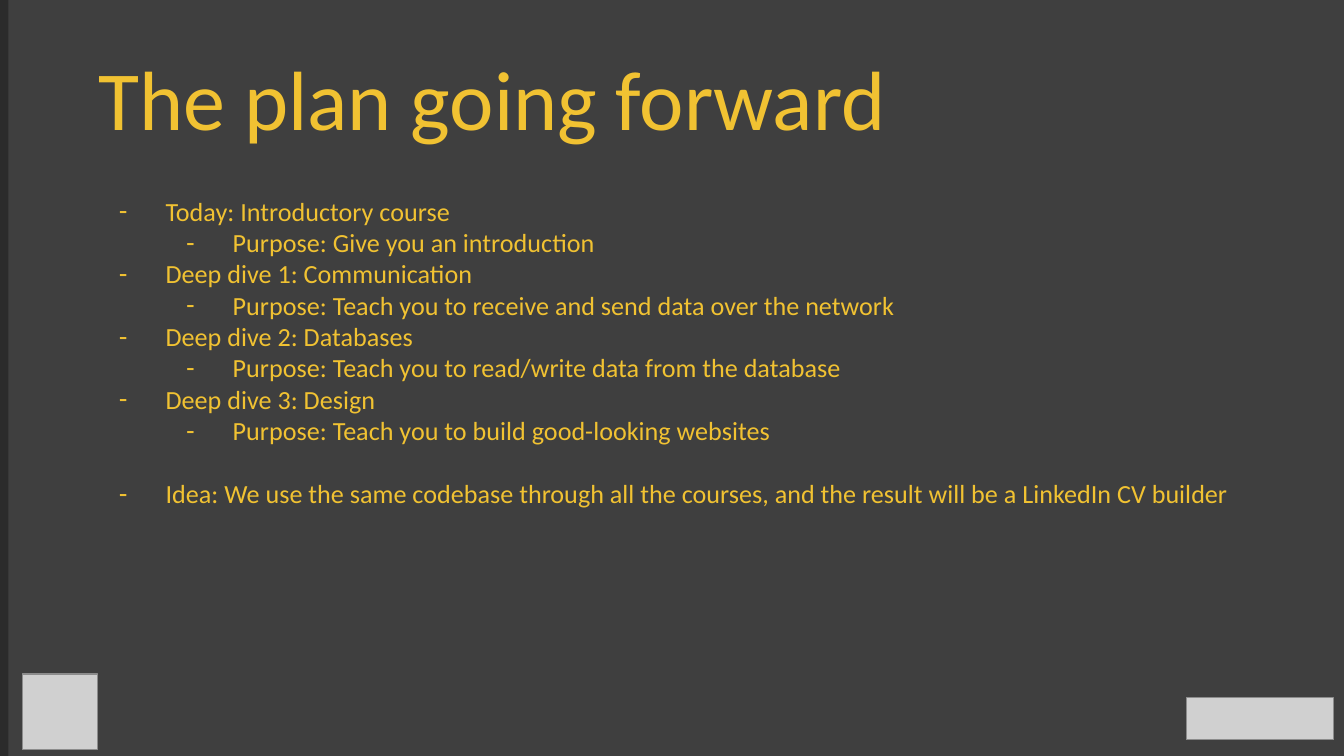
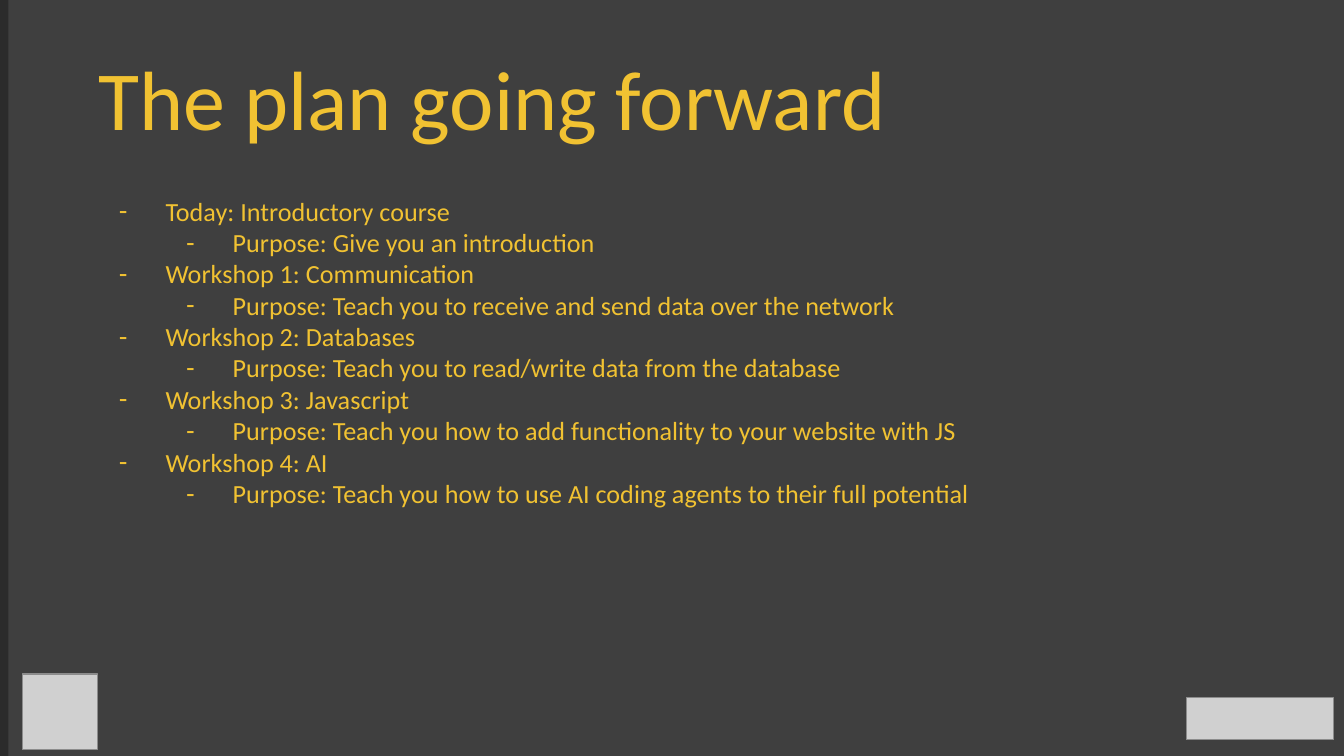
Before and after one commit to AmundJorgensen00/Practice-Flask-2.0, a slide deck: slide 4 of Introduction_to_Flask_EN.pptx. Drawn at 1344x756 pixels with LibreOffice and Linux fonts; fonts in the diff are those of the drawing; grey boxes stand for pictures; background and template pictures are left out; a plain dark background stands for a picture behind light text. Boxes give left, top, right and bottom in pixels: in the first picture for what was removed or moved away, otherwise in the second. Text is boxed around its words. In the diff, an @@ line names an element or a change of style, - is before the commit and + after.

```diff
--- a/Introduction_to_Flask_EN.pptx
+++ b/Introduction_to_Flask_EN.pptx
@@ text at box(166, 265, 474, 287): text changed @@
-– Deep dive 1: Communication
+– Workshop 1: Communication
@@ text at box(166, 328, 415, 350): text changed @@
-– Deep dive 2: Databases
+– Workshop 2: Databases
@@ text at box(166, 391, 968, 508): text changed @@
-– Deep dive 3: Design
-  – Purpose: Teach you to build good-looking websites
-– Idea: We use the same codebase through all the courses, and the result will be a LinkedIn CV builder
+– Workshop 3: Javascript
+  – Purpose: Teach you how to add functionality to your website with JS
+– Workshop 4: AI
+  – Purpose: Teach you how to use AI coding agents to their full potential
```
Also in this commit, not shown: 3 other slides changed.
